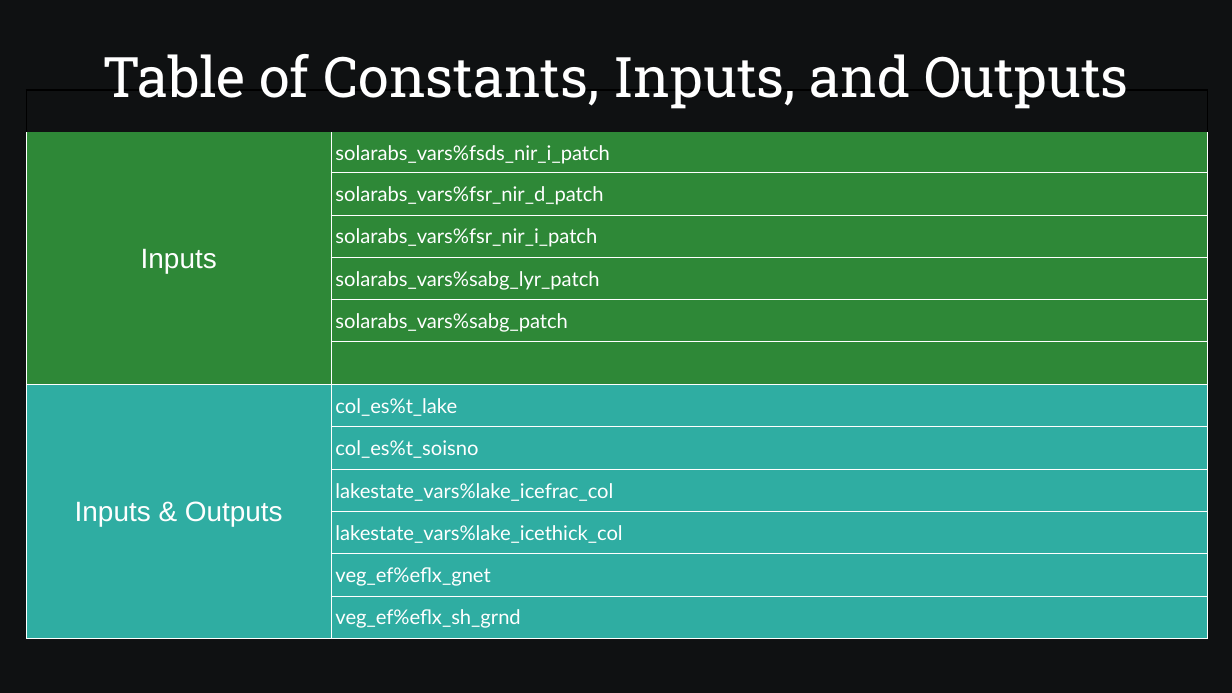
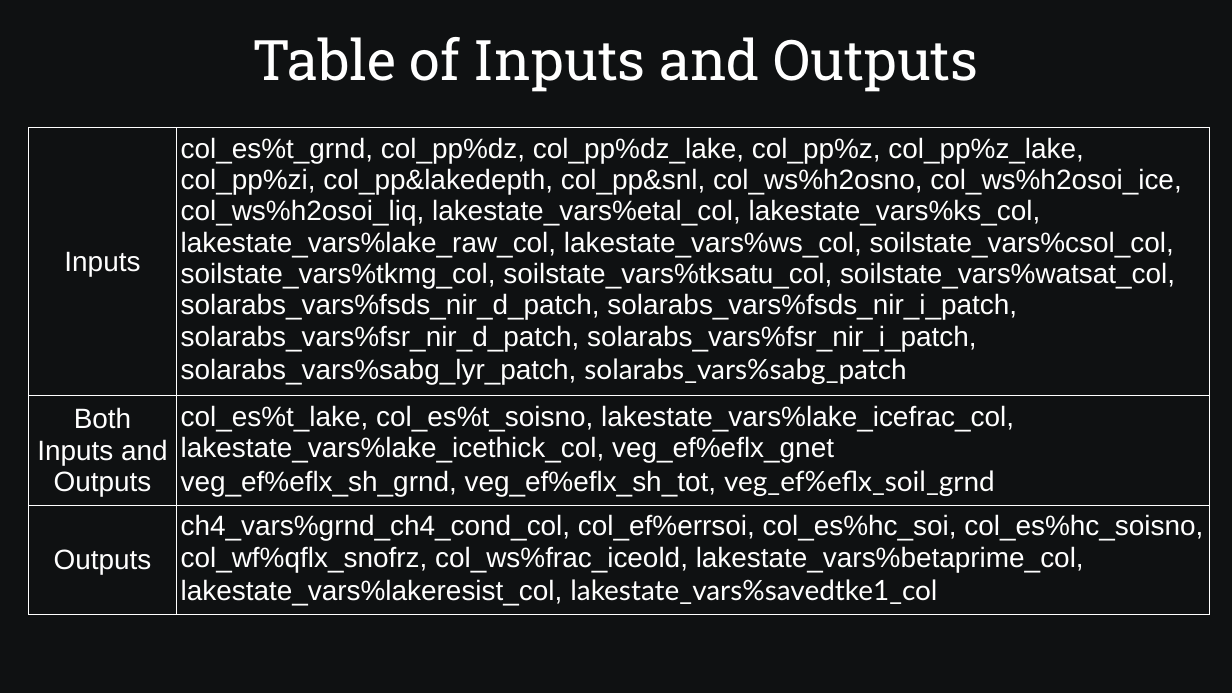
Before and after one commit to SamAllen06/lake_temp_work, a slide deck: slide 9 of documentation/for_collaborators/TestingSoftwareOverview.odp (slide 12 before the commit). Drawn at 1232x693 pixels with LibreOffice and Linux fonts; fonts in the diff are those of the drawing. Boxes give left, top, right and bottom in pixels: in the first picture for what was removed or moved away, otherwise in the second. Text is boxed around its words. In the diff, an @@ line names an element or a change of style, - is before the commit and + after.

Commit message:
Update Input, Output, and Constants table and Reorganize Sampling/Analysis plugin slides

```diff
--- a/documentation/for_collaborators/TestingSoftwareOverview.odp
+++ b/documentation/for_collaborators/TestingSoftwareOverview.odp
@@ title at <box>252,37,979,92</box>: text changed @@
-Table of Constants, Inputs, and Outputs
+Table of Inputs and Outputs
@@ table at <box>29,127,1211,615</box> @@
-row 1:  | 
-row 2: Inputs | solarabs_vars%fsds_nir_i_patch
-row 3:  | solarabs_vars%fsr_nir_d_patch
-row 4:  | solarabs_vars%fsr_nir_i_patch
-row 5:  | solarabs_vars%sabg_lyr_patch
-row 6:  | solarabs_vars%sabg_patch
-row 7:  | 
-row 8: Inputs & Outputs | col_es%t_lake
-row 9:  | col_es%t_soisno
-row 10:  | lakestate_vars%lake_icefrac_col
-row 11:  | lakestate_vars%lake_icethick_col
-row 12:  | veg_ef%eflx_gnet
-row 13:  | veg_ef%eflx_sh_grnd
+row 1: Inputs | col_es%t_grnd, col_pp%dz, col_pp%dz_lake, col_pp%z, col_pp%z_lake, col_pp%zi, col_pp&lakedepth, col_pp&snl, col_ws%h2osno, col_ws%h2osoi_ice, col_ws%h2osoi_liq, lakestate_vars%etal_col, lakestate_vars%ks_col, lakestate_vars%lake_raw_col, lakestate_vars%ws_col, soilstate_vars%csol_col, soilstate_vars%tkmg_col, soilstate_vars%tksatu_col, soilstate_vars%watsat_col, solarabs_vars%fsds_nir_d_patch, solarabs_vars%fsds_nir_i_patch, solarabs_vars%fsr_nir_d_patch, solarabs_vars%fsr_nir_i_patch, solarabs_vars%sabg_lyr_patch, solarabs_vars%sabg_patch
+row 2: Both Inputs and Outputs | col_es%t_lake, col_es%t_soisno, lakestate_vars%lake_icefrac_col, lakestate_vars%lake_icethick_col, veg_ef%eflx_gnet / veg_ef%eflx_sh_grnd, veg_ef%eflx_sh_tot, veg_ef%eflx_soil_grnd
+row 3: Outputs | ch4_vars%grnd_ch4_cond_col, col_ef%errsoi, col_es%hc_soi, col_es%hc_soisno, col_wf%qflx_snofrz, col_ws%frac_iceold, lakestate_vars%betaprime_col, lakestate_vars%lakeresist_col, lakestate_vars%savedtke1_col
@@ table: place and size @@
-table at <box>27,91,1209,636</box>
+table at <box>29,127,1211,615</box>
```
Also in this commit, not shown: 11 other slides changed, 1 slide added, 6 slides removed, 2 other files.
